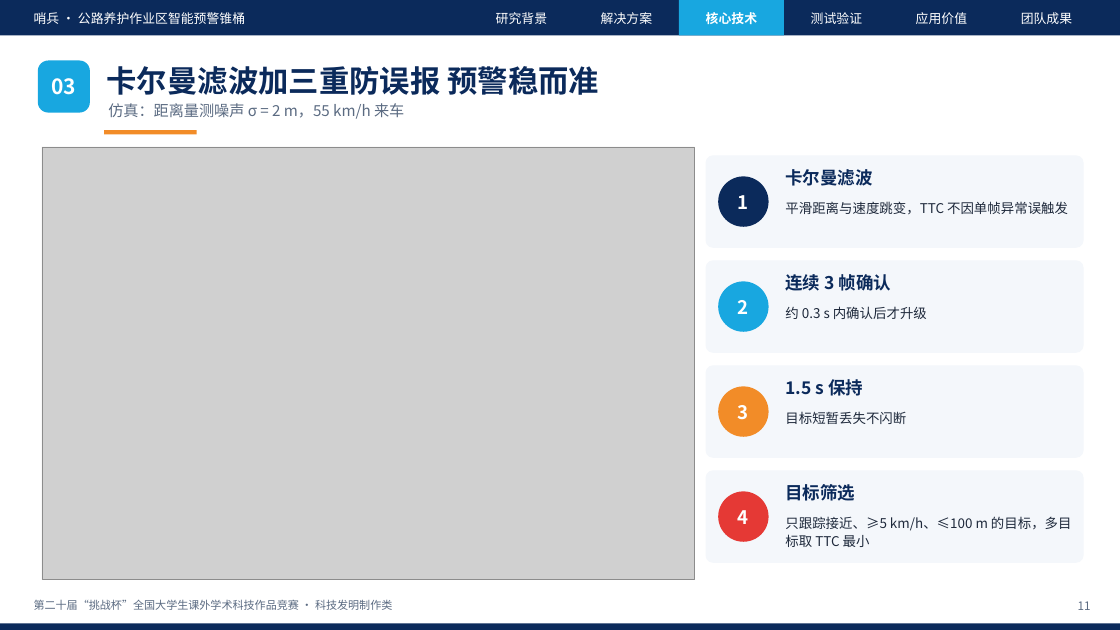
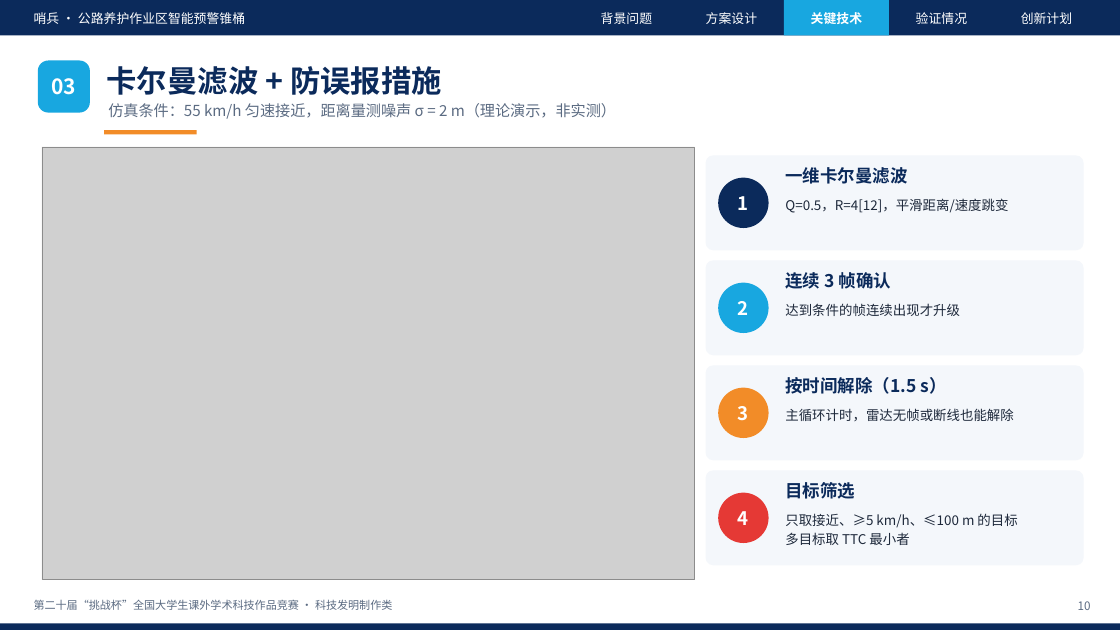
Before and after one commit to wy165611/smart-warning-cone, a slide deck: slide 10 of competition/challenge-cup/哨兵_挑战杯答辩PPT.pptx (slide 11 before the commit). Drawn at 1120x630 pixels with LibreOffice and Linux fonts; fonts in the diff are those of the drawing; grey boxes stand for pictures. Boxes give left, top, right and bottom in pixels: in the first picture for what was removed or moved away, otherwise in the second. Text is boxed around its words. In the diff, an @@ line names an element or a change of style, - is before the commit and + after.

Commit message:
挑战杯：申报书与答辩 PPT 重写，共享 facts.py 保证数字一致，参考资料逐条核对，未实测内容标黄待补充

```diff
--- a/competition/challenge-cup/哨兵_挑战杯答辩PPT.pptx
+++ b/competition/challenge-cup/哨兵_挑战杯答辩PPT.pptx
@@ text at [601, 12, 652, 24]: text changed @@
-研究背景
+背景问题
@@ text at [706, 12, 757, 24]: text changed @@
-解决方案
+方案设计
@@ rectangle: place and size @@
-rectangle at [679, 0, 784, 35]
+rectangle at [784, 0, 889, 35]
@@ text at [811, 12, 862, 24]: text changed @@
-核心技术
+关键技术
@@ text at [916, 12, 967, 24]: text changed @@
-测试验证
+验证情况
@@ text removed at [916, 12, 967, 24] @@
-应用价值
@@ text at [1021, 12, 1072, 24]: text changed @@
-团队成果
+创新计划
@@ text at [107, 66, 442, 95]: text changed @@
-卡尔曼滤波加三重防误报 预警稳而准
+卡尔曼滤波 + 防误报措施
@@ text at [108, 103, 616, 119]: text changed @@
-仿真：距离量测噪声 σ = 2 m，55 km/h 来车
+仿真条件：55 km/h 匀速接近，距离量测噪声 σ = 2 m（理论演示，非实测）
@@ text at [785, 167, 907, 184]: text changed @@
-卡尔曼滤波
+一维卡尔曼滤波
@@ text at [785, 198, 1008, 213]: text changed @@
-平滑距离与速度跳变，TTC 不因单帧异常误触发
+Q=0.5，R=4[12]，平滑距离/速度跳变
@@ text at [785, 303, 960, 316]: text changed @@
-约 0.3 s 内确认后才升级
+达到条件的帧连续出现才升级
@@ text at [785, 377, 947, 394]: text changed @@
-1.5 s 保持
+按时间解除（1.5 s）
@@ text removed at [785, 411, 906, 424] @@
-目标短暂丢失不闪断
@@ text added at [785, 408, 1013, 421], 11.5 pt, text #1E293B @@
+主循环计时，雷达无帧或断线也能解除
@@ text at [785, 513, 1017, 545]: text changed @@
-只跟踪接近、≥5 km/h、≤100 m 的目标，多目标取 TTC 最小
+只取接近、≥5 km/h、≤100 m 的目标
+多目标取 TTC 最小者
@@ text at [1078, 601, 1091, 610]: text changed @@
-11
+10
```
Also in this commit, not shown: 15 other slides changed, 6 slides added, 8 slides removed, 9 other files.
